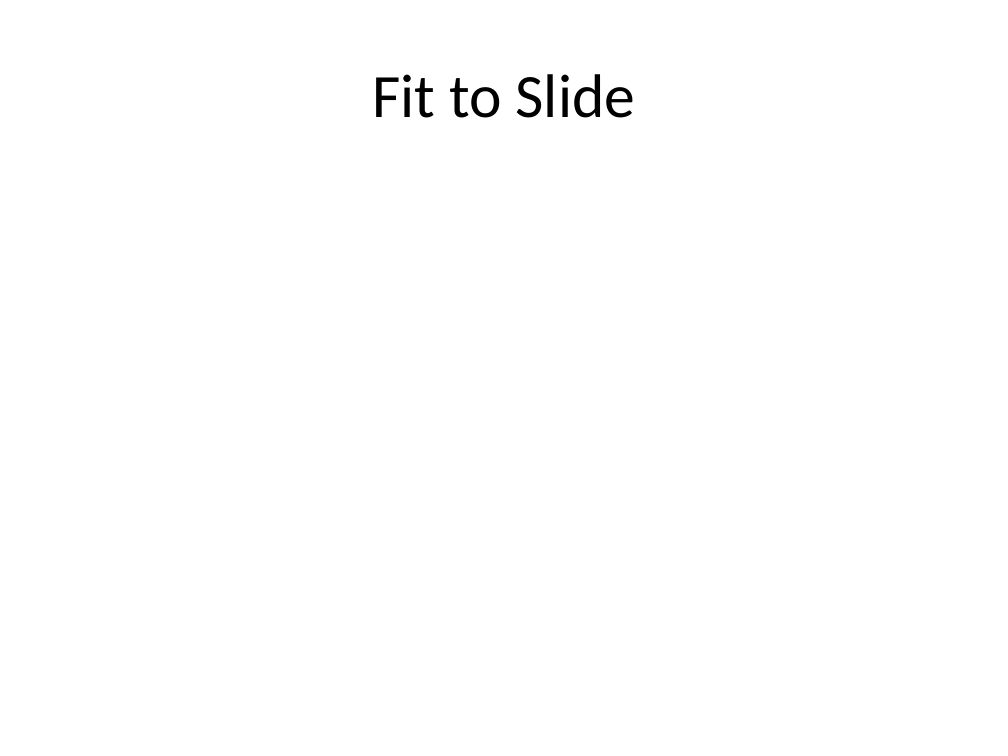
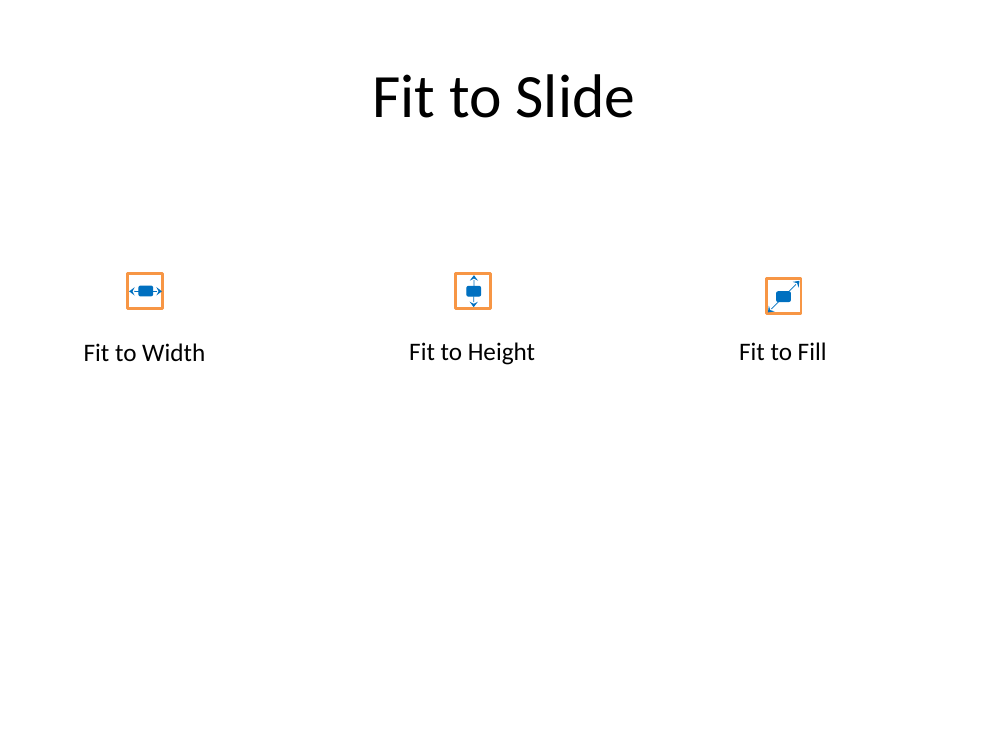
Before and after one commit to PowerPointLabs/PowerPointLabs, a slide deck: slide 5 of doc/Icons-ResizeLab.pptx. Drawn at 1008x756 pixels with LibreOffice and Linux fonts; fonts in the diff are those of the drawing. Boxes give left, top, right and bottom in pixels: in the first picture for what was removed or moved away, otherwise in the second. Text is boxed around its words. In the diff, an @@ line names an element or a change of style, - is before the commit and + after.

```diff
--- a/doc/Icons-ResizeLab.pptx
+++ b/doc/Icons-ResizeLab.pptx
@@ group added at (x1=128, y1=273, x2=163, y2=308): 2 arrows, 1 rectangle, 1 rounded rectangle @@
@@ group added at (x1=456, y1=273, x2=491, y2=308): 2 arrows, 1 rectangle, 1 rounded rectangle @@
@@ rectangle added at (x1=766, y1=279, x2=801, y2=314), outline #F79645 2 pt @@
@@ double arrow added from (799, 281) to (768, 312), #0070C0 0.55 pt @@
@@ rounded rectangle added at (x1=777, y1=291, x2=791, y2=301), fill #0070C0, outline #0070C0 0.75 pt @@
@@ text added at (x1=84, y1=343, x2=205, y2=361), 18 pt, text #000000 @@
+Fit to Width
@@ text added at (x1=409, y1=342, x2=535, y2=365), 18 pt, text #000000 @@
+Fit to Height
@@ text added at (x1=739, y1=342, x2=827, y2=360), 18 pt, text #000000 @@
+Fit to Fill
```
Also in this commit, not shown: 4 other slides changed, 14 other files.
